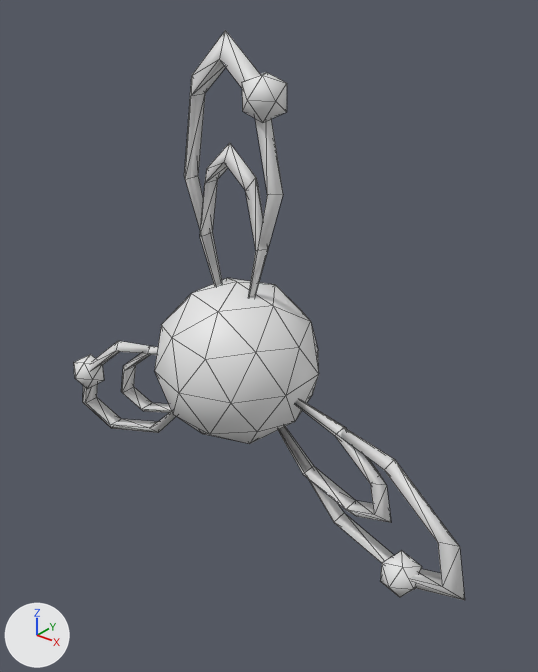
A saved change to the FBX model WorldWeaverGame/Content/Models/-3.FBX.
Rendered twice from a 50 mm lens placed at (3.97, -4.49, 4.48), pointed at (0.2, 0.22, 1.56). Lighting does not change. The marker at lower left points along +X, +Y and +Z. Mesh edges are drawn as thin lines. Where no turn or scale is listed for an object, it has been applied to the vertices.

In view in the first picture: 'Electron01', 'Electron02', 'Electron03', 'Inner p3-orbital01', 'Inner p3-orbital02', 'Particle1'.
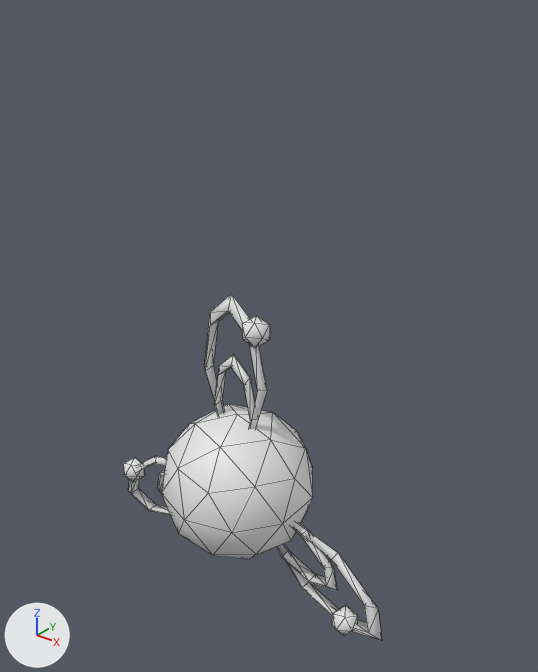
Location of each change, (x1, y1, x2, y2) in pixels of the pictures (538 x 672 px):
'Particle1', moved
    before: (154, 278, 319, 444)
    after: (161, 404, 313, 559)
'Inner p3-orbital02', moved, rescaled (33% narrower, 39% shorter)
    before: (83, 30, 465, 600)
    after: (128, 294, 382, 641)
'Inner p3-orbital01', moved, rescaled (33% narrower, 38% shorter)
    before: (121, 143, 391, 523)
    after: (157, 355, 337, 591)
'Electron01', moved, rescaled (37% narrower, 37% shorter)
    before: (242, 72, 287, 123)
    after: (242, 316, 270, 348)
'Electron02', moved, rescaled (37% narrower, 32% shorter)
    before: (380, 551, 422, 597)
    after: (332, 605, 358, 636)
'Electron03', moved, rescaled (26% narrower, 31% shorter)
    before: (74, 354, 104, 389)
    after: (123, 458, 145, 482)

What the commit changed:
Object 'Particle1' (ob_particle1) moves from (0.0, 0.03, 1.33) to (0.0, 0.0, 0.0).
Object 'Electron01' (ob_electron01) moves from (0.34, 0.0, 3.66) to (0.23, 0.0, 1.69).
Object 'Electron01' (ob_electron01) is rescaled from (0.0254, 0.0254, 0.0254) to (0.0182, 0.0182, 0.0182).
Object 'Electron03' (ob_electron03) moves from (-2.21, 0.0, 0.47) to (-1.59, 0.0, -0.59).
Object 'Electron03' (ob_electron03) is rescaled from (0.0254, 0.0254, 0.0254) to (0.0182, 0.0182, 0.0182).
Object 'Electron02' (ob_electron02) moves from (1.82, 0.0, -0.12) to (1.3, 0.0, -1.01).
Object 'Electron02' (ob_electron02) is rescaled from (0.0254, 0.0254, 0.0254) to (0.0182, 0.0182, 0.0182).
Object 'Inner p3-orbital02' (ob_inner_p3_orbital02) moves from (0.02, 0.0, 1.34) to (0.0, 0.0, 0.0).
Object 'Inner p3-orbital02' (ob_inner_p3_orbital02) is rescaled from (0.0547, 0.0251, 0.0383) to (0.0391, 0.018, 0.0274).
Object 'Inner p3-orbital01' (ob_inner_p3_orbital01) moves from (0.02, 0.0, 1.34) to (0.0, 0.0, 0.0).
Object 'Inner p3-orbital01' (ob_inner_p3_orbital01) is rescaled from (0.0383, 0.0176, 0.0383) to (0.0274, 0.0126, 0.0274).
